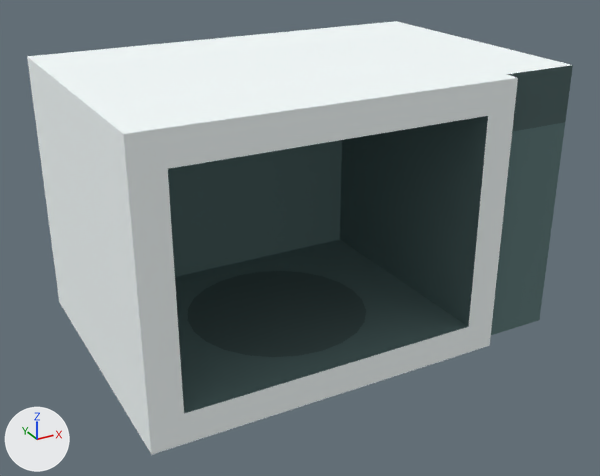
The glTF model public/models/items/kitchenMicrowave.glb, before and after one commit.
One viewpoint serves both versions: a 50 mm lens placed at (-0.449, -0.817, 0.535), pointed at (0.001, 0.001, 0.125). Lighting does not change. The marker at lower left points along +X, +Y and +Z. Where no turn or scale is listed for an object, it has been applied to the vertices. Vertices at the same position are counted once.

Names of what the first picture shows: 'kitchenMicrowave'.
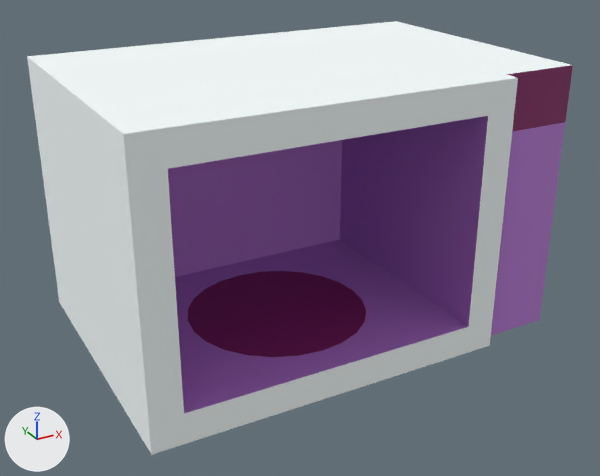
Boxes (x1, y1, x2, y2) around the edits, measured in the pictures (600 x 476 px):
part 1 of me_kitchenmicrowave_2, recoloured: (168, 116, 565, 413) in both
part 2 of me_kitchenmicrowave_2, recoloured: (188, 65, 573, 357) in both

The change in detail:
Material 'lambert15' (mat_lambert15) is new.
Its base color is (0.482, 0.195, 0.663) (purple #b87ad5).
Its roughness is 0.6.
Material 'lambert7' (mat_lambert7) is new.
Its base color is (0.222, 0.0086, 0.12) (purple #821761).
Its roughness is 0.6.
me_kitchenmicrowave_2 has 54 vertices, 104 faces and spans x -0.258..0.263, y -0.171..0.224, z 0.016..0.339.
me_kitchenmicrowave_2 is used by ob_kitchenmicrowave; location (0.0, 0.0, 0.0).
me_kitchenmicrowave_2 part 1: all 59 faces that had it switch from mat_metalmedium_007 (dark cyan #5d7979) to mat_lambert15 (purple #b97ad5).
me_kitchenmicrowave_2 part 2: all 24 faces that had it switch from mat_metaldark_011 (dark cyan #4b6161) to mat_lambert7 (purple #821761).
